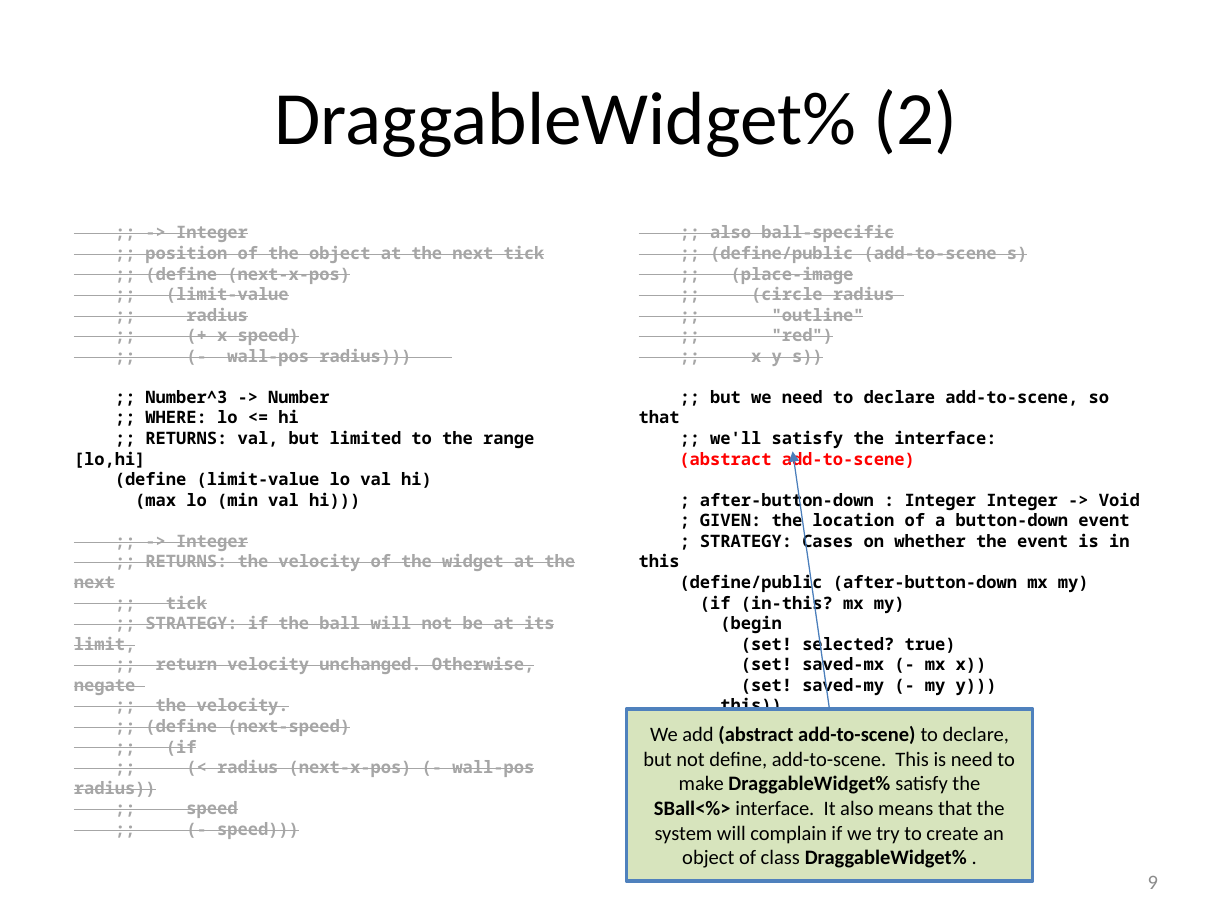
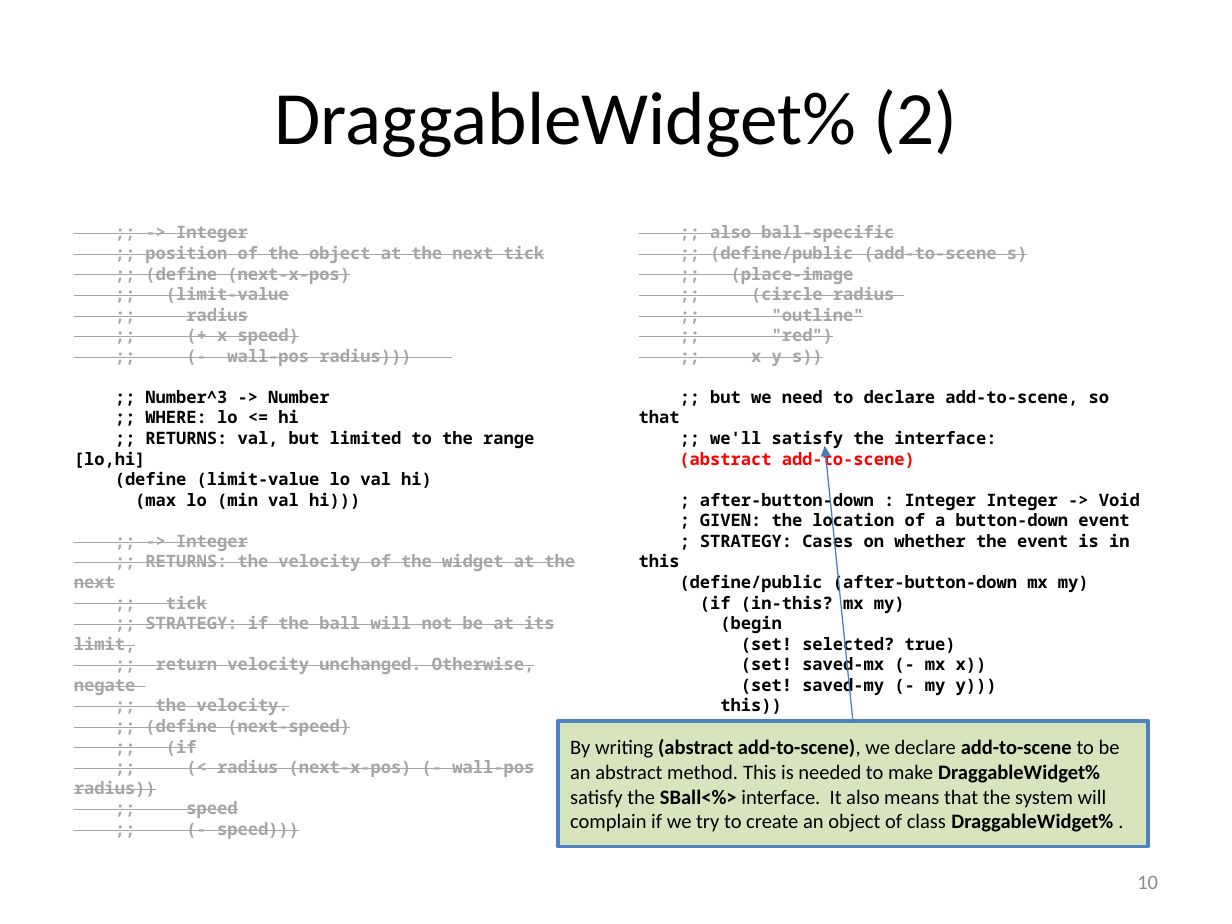
Before and after one commit to mwand/cs5010f16, a slide deck: slide 10 of Slides/Lesson 11.2 Using Inheritance to Share Implementations.pptx (slide 9 before the commit). Drawn at 1232x924 pixels with LibreOffice and Linux fonts; fonts in the diff are those of the drawing. Boxes give left, top, right and bottom in pixels: in the first picture for what was removed or moved away, otherwise in the second. Text is boxed around its words. In the diff, an @@ line names an element or a change of style, - is before the commit and + after.

```diff
--- a/Slides/Lesson 11.2 Using Inheritance to Share Implementations.pptx
+++ b/Slides/Lesson 11.2 Using Inheritance to Share Implementations.pptx
@@ arrow moved from (829, 710) - (792, 451) to (853, 721) - (824, 446) @@
@@ rectangle "By writing (abstract add-to-scene), we ...": place and size @@
-rectangle "By writing (abstract add-to-scene), we ..." at bbox=[626, 710, 1032, 881]
+rectangle "By writing (abstract add-to-scene), we ..." at bbox=[558, 721, 1148, 846]
@@ text in rectangle at bbox=[570, 739, 1120, 832]: text changed @@
-We add (abstract add-to-scene) to declare, but not define, add-to-scene. This is need to make DraggableWidget% satisfy the SBall<%> interface. It also means that the system will complain if we try to create an object of class DraggableWidget% .
+By writing (abstract add-to-scene), we declare add-to-scene to be an abstract method. This is needed to make DraggableWidget% satisfy the SBall<%> interface. It also means that the system will complain if we try to create an object of class DraggableWidget% .
@@ page number at bbox=[1137, 876, 1158, 889]: text changed @@
-9
+10
```
Also in this commit, not shown: 8 other slides changed, 1 slide added, 4 other files.
